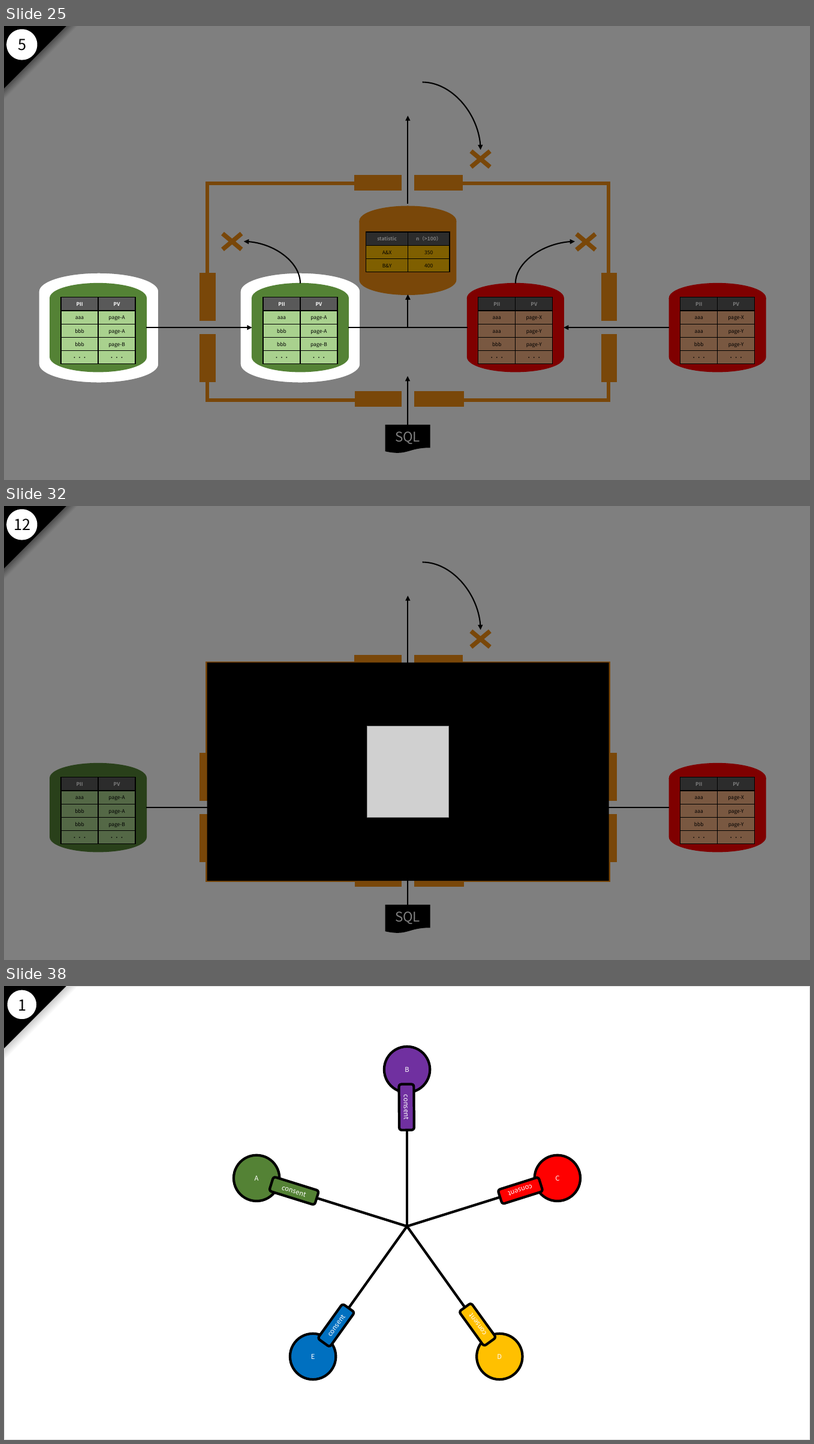
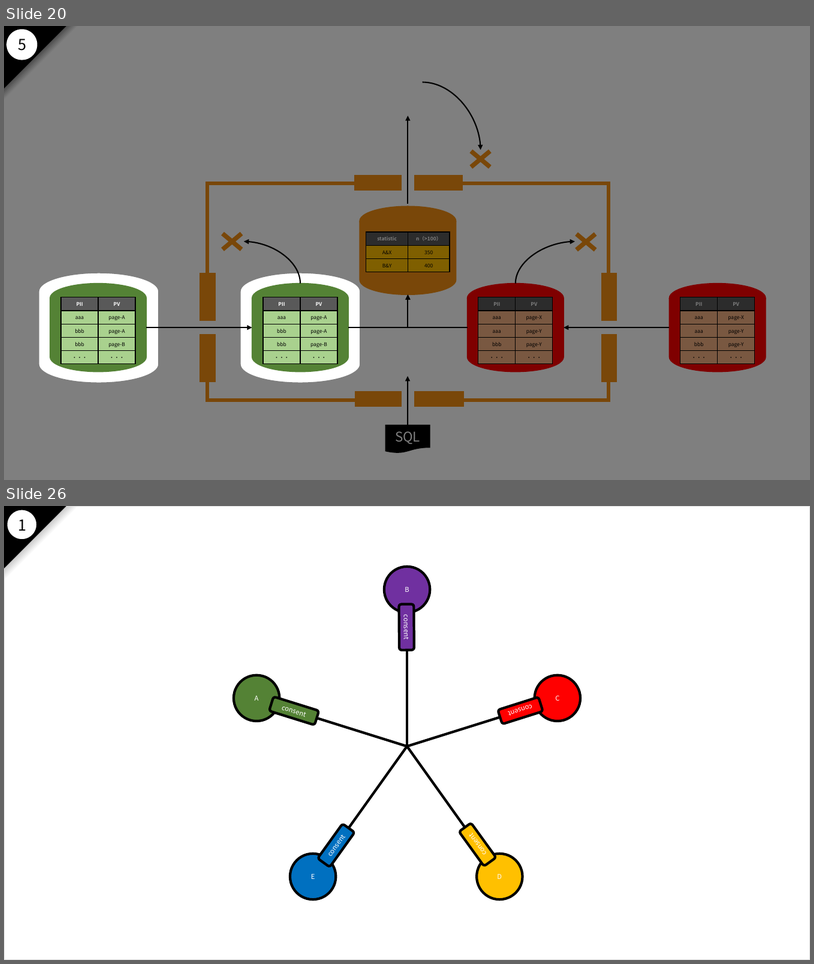
Before and after one commit to nakayama-kazuki/2021, a slide deck: pptx/power-punch-v2.pptx. Shown one above the other, each under a label of ours: slides 25, 32 and 38 before the commit, slides 20 and 26 after it; the slides between them are not shown. The pictures are 814x1444 and 814x964 pixels, drawn with LibreOffice and Linux fonts; fonts in the diff are those of the drawing; grey boxes stand for pictures; background and template pictures are left out. Boxes give left, top, right and bottom in pixels: in the first picture for what was removed or moved away, otherwise in the second. Text is boxed around its words. In the diff, an @@ line names an element or a change of style, - is before the commit and + after.

```diff
--- a/pptx/power-punch-v2.pptx
+++ b/pptx/power-punch-v2.pptx
@@ slide 32 removed at (x1=4, y1=506, x2=810, y2=960), background #FFFFFF; not listed: 21 template elements that a slide beside it also shows @@
@@ rectangle removed at (x1=4, y1=506, x2=810, y2=960) @@
@@ group removed at (x1=4, y1=506, x2=78, y2=580): 2 right triangles, 1 ellipse, 1 text @@
-12
@@ rectangle removed at (x1=207, y1=663, x2=609, y2=881) @@
@@ picture removed at (x1=368, y1=726, x2=449, y2=817) @@
@@ what was slide 25 is now slide 20 @@
@@ what was slide 38 is now slide 26 @@
```
Also in this commit, not shown: 27 slides changed, 6 slides added, 15 other slides removed.
